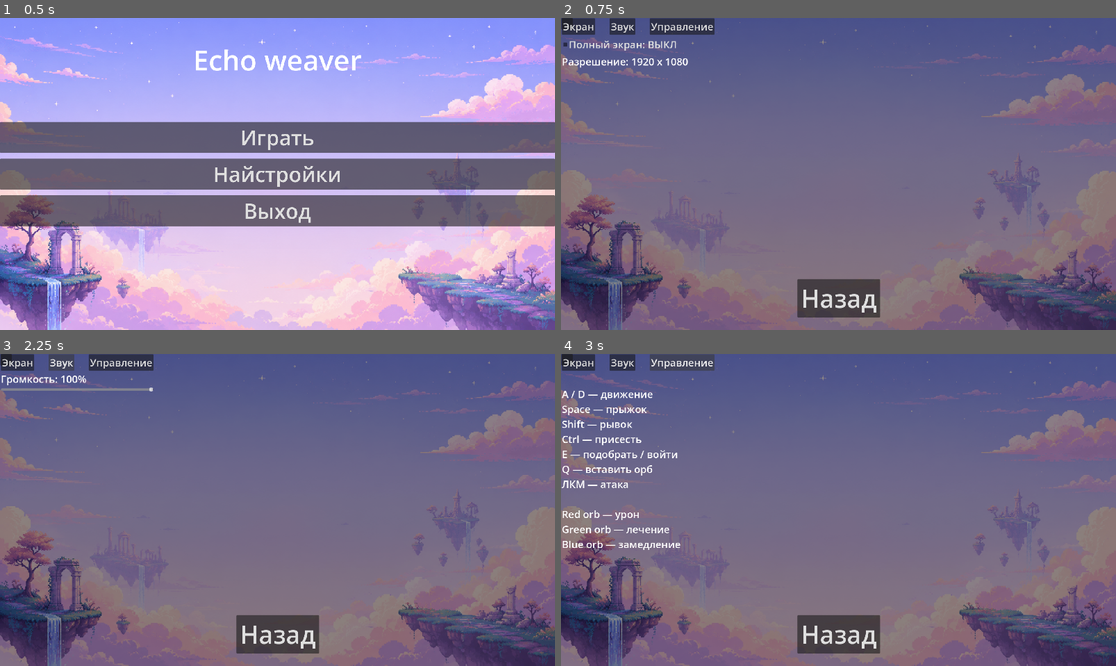
Above: before the commit, frames 1-4 (two rows, left to right).
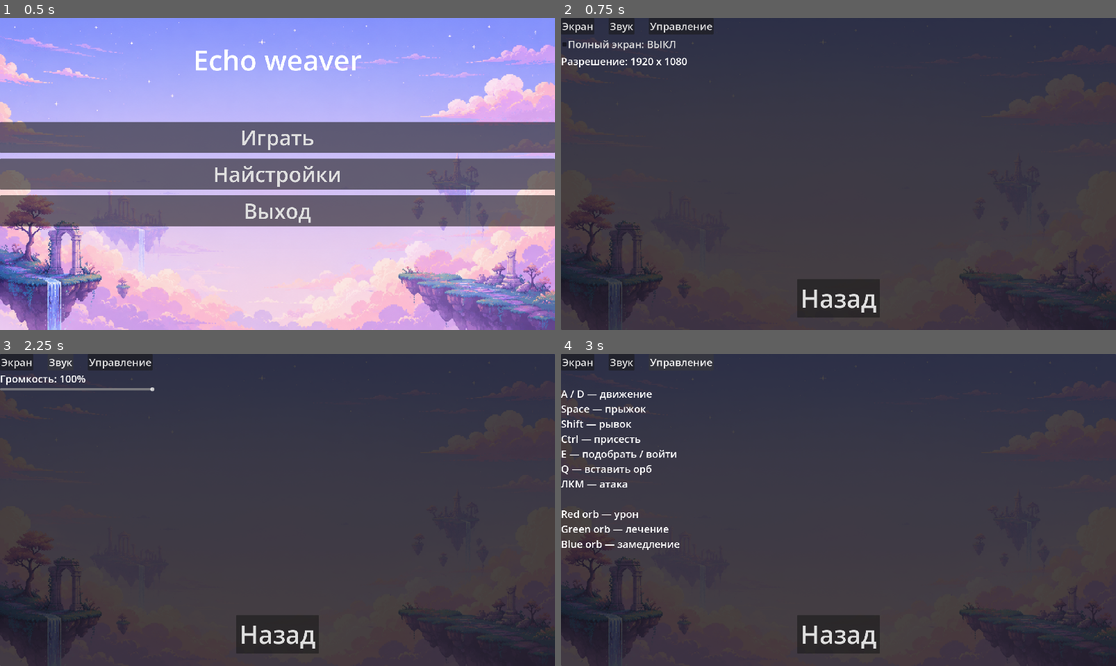
Above: after the commit, the same moments.

Repository: scalaragg/individual_projekt
Game: Godot game, scene res://tscns/menu.tscn
The game is run twice, just before and just after one commit, with the same random seed, the same clock (stepped at 60 frames per second) and the same inputs.
Inputs:
- Up to frame 1 (0.5 s): no input
- Up to frame 2 (0.75 s): click "Найстройки" at 0.5 s
- Up to frame 3 (2.25 s): click "Экран" at 1.25 s; click "Звук" at 2 s
- Up to frame 4 (3 s): click "Управление" at 2.75 s

Frame 1 is identical in both runs. In frame 2, 99% of the frame differs, in the area x 0-100%, y 0-100%; in frame 3, 99%; in frame 4, 99%.

Commit message:
FINAAAAl

Diff:
--- a/echo-weaver-prototype-(copy)/scripts/Orbs.gd
+++ b/echo-weaver-prototype-(copy)/scripts/Orbs.gd
@@ -5,6 +5,9 @@
 @export var red_texture: Texture2D
 @export var green_texture: Texture2D
 @export var blue_texture: Texture2D
+
+@export var attract_delay: float = 0.45
+var can_attract: bool = false
 
 var gravity = ProjectSettings.get_setting("physics/2d/default_gravity")
 
@@ -18,6 +21,9 @@
 func _ready():
 	player = get_tree().get_first_node_in_group("player")
 	update_visual()
+
+	await get_tree().create_timer(attract_delay).timeout
+	can_attract = true
 
 
 func update_visual():
@@ -34,7 +40,8 @@
 
 func _on_area_2d_body_entered(body):
 	if body.is_in_group("player"):
-		is_attracting = true
+		if can_attract:
+			is_attracting = true
 
 
 func _on_area_2d_body_exited(body):
@@ -52,7 +59,7 @@
 		else:
 			velocity.x = 0
 
-	if player != null:
+	if player != null and can_attract:
 		var distance = global_position.distance_to(player.global_position)
 
 		if distance <= 40:
--- a/echo-weaver-prototype-(copy)/scripts/door.gd
+++ b/echo-weaver-prototype-(copy)/scripts/door.gd
@@ -2,6 +2,9 @@
 
 @export var next_scene_path: String = "res://tscns/menu.tscn"
 @export var playertscn: PackedScene
+
+@onready var audio_door = get_node_or_null("AudioDoor")
+
 var enemies_dead = false
 var player_inside = false
 var is_open = false
@@ -71,6 +74,9 @@
 
 	GameState.save_player(player)
 	GameState.save_checkpoint()
+	if audio_door != null:
+		audio_door.play()
+		await get_tree().create_timer(0.25).timeout
 
 	if "can_control" in player:
 		player.can_control = false
@@ -80,8 +86,6 @@
 	await tween.finished
 
 	await close_door()
-
-	await get_tree().create_timer(0.2).timeout
 	get_tree().change_scene_to_file(next_scene_path)
 
 
--- a/echo-weaver-prototype-(copy)/scripts/enemy.gd
+++ b/echo-weaver-prototype-(copy)/scripts/enemy.gd
@@ -30,7 +30,7 @@
 @export var stop_distance: float = 18.0
 @export var attack_hit_delay: float = 0.25
 
-
+@onready var audio_hit = get_node_or_null("AudioHit")
 
 @export var boss_dash_speed: float = 420.0
 @export var boss_dash_cooldown: float = 3.0
@@ -222,6 +222,10 @@
 
 	invulnerable = true
 
+	if audio_hit != null:
+		audio_hit.pitch_scale = randf_range(0.95, 1.05)
+		audio_hit.play()
+
 	print("Враг атакован")
 
 	health -= damage
@@ -237,6 +241,8 @@
 
 	await get_tree().create_timer(0.15).timeout
 
+	if is_instance_valid(self):
+		invulnerable = false
 	if is_instance_valid(self):
 		invulnerable = false
 
--- a/echo-weaver-prototype-(copy)/scripts/melee_hit.gd
+++ b/echo-weaver-prototype-(copy)/scripts/melee_hit.gd
@@ -3,6 +3,8 @@
 @export var damage: int = 5
 @export var knockback: float = 100
 @export var time_alive: float = 0.1
+
+
 
 var effects: Array[String] = []
 var timer = 0.0
@@ -133,4 +135,5 @@
 	timer -= delta
 
 	if timer <= 0:
+		await get_tree().create_timer(0.12).timeout
 		queue_free()
--- a/echo-weaver-prototype-(copy)/scripts/player.gd
+++ b/echo-weaver-prototype-(copy)/scripts/player.gd
@@ -43,6 +43,17 @@
 var is_invincible: bool = false
 @export var invincible_time: float = 0.4
 @export var hurt_lock_time: float = 0.25
+
+@onready var audio_jump = get_node_or_null("AudioJump")
+@onready var audio_attack = get_node_or_null("AudioAttack")
+@onready var audio_hurt = get_node_or_null("AudioHurt")
+@onready var audio_pickup = get_node_or_null("AudioPickup")
+@onready var audio_step = get_node_or_null("AudioStep")
+@onready var audio_death = get_node_or_null("AudioDeath")
+@onready var audio_get_damage = get_node_or_null("AudioGetDamage")
+
+@export var step_interval: float = 0.28
+var step_timer: float = 0.0
 
 #----спавн атак хитбокс ------
 
@@ -95,6 +106,26 @@
 	print("оружие:", weapon.weapon_name)
 	print("урон:", damage)
 	print("орбы:", weapon.inserted_orbs)
+
+#---------звук---------
+func handle_footsteps(delta):
+	if audio_step == null:
+		return
+
+	if !is_on_floor():
+		step_timer = 0.0
+		return
+
+	if abs(velocity.x) < 20:
+		step_timer = 0.0
+		return
+
+	step_timer -= delta
+
+	if step_timer <= 0:
+		audio_step.pitch_scale = randf_range(0.9, 1.1)
+		audio_step.play()
+		step_timer = step_interval
 
 #----- анимациии ------
 func update_animation():
@@ -196,6 +227,8 @@
 		get_parent().add_child(dropped)
 	# EQUIP NEW
 	weapon = new_weapon
+	if audio_pickup != null:
+		audio_pickup.play()
 	print("picked weapon:", weapon.weapon_name)
 
 
@@ -241,7 +274,8 @@
 
 	print("picked orb:", orb_type)
 	print("stored:", stored_orbs)
-
+	if audio_pickup != null:
+		audio_pickup.play()
 
 func insert_next_orb():
 
@@ -291,6 +325,8 @@
 	print("урон:", amount)
 	print("hp:", health)
 
+	if audio_get_damage != null:
+		audio_get_damage.play()
 	play_hurt_anim()
 	damage_flash()
 
@@ -319,8 +355,12 @@
 	velocity = Vector2.ZERO
 	Engine.time_scale = 1.0
 
-	if sprite != null and sprite.sprite_frames.has_animation("die"):
+
+
+
+	if sprite != null and sprite.sprite_frames.has_animation("die") and audio_death != null:
 		sprite.play("die")
+		audio_death.play()
 		await sprite.animation_finished
 
 	GameState.load_checkpoint()
@@ -345,6 +385,8 @@
 
 	var attack_direction = facing_direction
 	spawn_attack_hitbox(attack_direction)
+	if audio_attack != null:
+		audio_attack.play()
 
 	await get_tree().create_timer(attack_hit_delay).timeout
 
@@ -436,6 +478,8 @@
 
 func do_jump(power_multiplier: float = 1.0):
 	velocity.y = jump_velocity * power_multiplier
+	if audio_jump != null:
+		audio_jump.play()
 	jump_buffer_timer = 0.0
 # ------------------- НАПРАВЛЕНИЕ -------------------
 var facing_direction: float = 1.0
@@ -631,6 +675,7 @@
 
 	move_and_slide()
 	update_animation()
+	handle_footsteps(delta)
 
 	if global_position.y > fall_death_y and !is_respawning:
 		respawn_after_fall()
--- a/echo-weaver-prototype-(copy)/tscns/Boss.tscn
+++ b/echo-weaver-prototype-(copy)/tscns/Boss.tscn
@@ -17,6 +17,7 @@
 [ext_resource type="Texture2D" uid="uid://rlu42syhay8m" path="res://assets/kings and pigs/Sprites/02-King Pig/Idle (38x28).png" id="13_jlqtb"]
 [ext_resource type="Texture2D" uid="uid://dmv30g8n4wsfx" path="res://assets/kings and pigs/Sprites/02-King Pig/Jump (38x28).png" id="14_dlcb1"]
 [ext_resource type="Texture2D" uid="uid://cyn73t2fa84q0" path="res://assets/kings and pigs/Sprites/02-King Pig/Run (38x28).png" id="15_gj7lb"]
+[ext_resource type="AudioStream" uid="uid://dvholnxvqflrm" path="res://assets/sounds/Audio/kennysounds/impactWood_light_000.ogg" id="18_xiqt5"]
 
 [sub_resource type="AtlasTexture" id="AtlasTexture_u3abk"]
 atlas = ExtResource("2_jm8wv")
@@ -560,5 +561,8 @@
 [node name="CollisionShape2D" type="CollisionShape2D" parent="Area2D" unique_id=727164199]
 shape = SubResource("CircleShape2D_s7bn3")
 
+[node name="AudioHit" type="AudioStreamPlayer2D" parent="." unique_id=977636007]
+stream = ExtResource("18_xiqt5")
+
 [connection signal="body_entered" from="Area2D" to="." method="_on_area_2d_body_entered"]
 [connection signal="body_exited" from="Area2D" to="." method="_on_area_2d_body_exited"]
--- a/echo-weaver-prototype-(copy)/tscns/Enemy.tscn
+++ b/echo-weaver-prototype-(copy)/tscns/Enemy.tscn
@@ -10,6 +10,7 @@
 [ext_resource type="Texture2D" uid="uid://cc3xr7q0uubw8" path="res://assets/kings and pigs/Sprites/03-Pig/Idle (34x28).png" id="6_f5xv3"]
 [ext_resource type="Texture2D" uid="uid://cwthdgcu50q2m" path="res://assets/kings and pigs/Sprites/03-Pig/Jump (34x28).png" id="7_25jat"]
 [ext_resource type="Texture2D" uid="uid://ijc6b8qrqosk" path="res://assets/kings and pigs/Sprites/03-Pig/Run (34x28).png" id="8_1udjd"]
+[ext_resource type="AudioStream" uid="uid://dvholnxvqflrm" path="res://assets/sounds/Audio/kennysounds/impactWood_light_000.ogg" id="11_tyt65"]
 
 [sub_resource type="AtlasTexture" id="AtlasTexture_u3abk"]
 atlas = ExtResource("2_0rc6h")
@@ -277,6 +278,7 @@
 damage_text_scene = ExtResource("3_u8qfd")
 orb_scene = ExtResource("2_s7bn3")
 attack_range = 42.0
+attack_cooldown = 0.5
 
 [node name="AnimatedSprite2D" type="AnimatedSprite2D" parent="." unique_id=1711543428]
 modulate = Color(0.97321445, 0.79263955, 0.79141486, 1)
@@ -293,5 +295,8 @@
 [node name="CollisionShape2D" type="CollisionShape2D" parent="Area2D" unique_id=727164199]
 shape = SubResource("CircleShape2D_s7bn3")
 
+[node name="AudioHit" type="AudioStreamPlayer2D" parent="." unique_id=1972033679]
+stream = ExtResource("11_tyt65")
+
 [connection signal="body_entered" from="Area2D" to="." method="_on_area_2d_body_entered"]
 [connection signal="body_exited" from="Area2D" to="." method="_on_area_2d_body_exited"]
--- a/echo-weaver-prototype-(copy)/tscns/Level3.tscn
+++ b/echo-weaver-prototype-(copy)/tscns/Level3.tscn
@@ -10,6 +10,7 @@
 [ext_resource type="PackedScene" uid="uid://cr7p6n07wp2ft" path="res://tscns/Boss.tscn" id="11_eu0ot"]
 [ext_resource type="PackedScene" uid="uid://cbihbbt0oeqsb" path="res://tscns/Player.tscn" id="11_yapu7"]
 [ext_resource type="PackedScene" uid="uid://xetut2tek33x" path="res://tscns/HUD.tscn" id="12_fmmkc"]
+[ext_resource type="AudioStream" uid="uid://4rura4q3780i" path="res://assets/sounds/Audio/Ogg/Pixel 8.ogg" id="12_r2ie7"]
 [ext_resource type="PackedScene" uid="uid://ceoodsh3k7tj5" path="res://tscns/Enemy.tscn" id="13_02sif"]
 
 [sub_resource type="TileSetAtlasSource" id="TileSetAtlasSource_7at7n"]
@@ -602,18 +603,30 @@
 [node name="Enemy" parent="." unique_id=1407349446 instance=ExtResource("13_02sif")]
 position = Vector2(1465, -302)
 EnemyDamage = 10
+health = 25
+attack_damage = 15
+attack_range = 50.0
 
 [node name="Enemy2" parent="." unique_id=1431978655 instance=ExtResource("13_02sif")]
 position = Vector2(1178, -543)
 EnemyDamage = 15
+health = 25
+speed = 120.0
+attack_damage = 20
 
 [node name="Enemy3" parent="." unique_id=318972879 instance=ExtResource("13_02sif")]
 position = Vector2(1718, -497)
 EnemyDamage = 10
+attack_damage = 15
+attack_range = 50.0
 
 [node name="ParallaxBackground" parent="." unique_id=1015658066 instance=ExtResource("9_wbbgq")]
 
 [node name="Enemy4" parent="." unique_id=198654899 instance=ExtResource("11_eu0ot")]
 position = Vector2(-1040, -546)
 EnemyDamage = 40
-attack_range = 40.0
+
+[node name="AudioStreamPlayer" type="AudioStreamPlayer" parent="." unique_id=37786564]
+stream = ExtResource("12_r2ie7")
+volume_db = -20.0
+autoplay = true
--- a/echo-weaver-prototype-(copy)/tscns/Player.tscn
+++ b/echo-weaver-prototype-(copy)/tscns/Player.tscn
@@ -44,6 +44,13 @@
 [ext_resource type="Texture2D" uid="uid://bky1f2pxuc6lh" path="res://assets/main/Player/run/adventurer-run-05.png" id="42_wk4h3"]
 [ext_resource type="Texture2D" uid="uid://8rl53tl1pvq3" path="res://assets/main/Player/slide/adventurer-slide-00.png" id="43_6ngkx"]
 [ext_resource type="Texture2D" uid="uid://cp4qq3dgjtbu8" path="res://assets/main/Player/slide/adventurer-slide-01.png" id="44_4lcp8"]
+[ext_resource type="AudioStream" uid="uid://b31s7mfcwdtvf" path="res://assets/sounds/Audio/otherSounds/Masc-Jump_1.ogg" id="45_0n8vb"]
+[ext_resource type="AudioStream" uid="uid://dg3h4xp1k5s0j" path="res://assets/sounds/Audio/kennysounds/impactPunch_heavy_000.ogg" id="45_hkfjt"]
+[ext_resource type="AudioStream" uid="uid://7kwaffda4tvu" path="res://assets/sounds/Audio/otherSounds/51b1e5d37c08a61.ogg" id="46_lr6rd"]
+[ext_resource type="AudioStream" uid="uid://bf6saspj3ck27" path="res://assets/sounds/Audio/kennysounds/impactMetal_medium_004.ogg" id="47_koy26"]
+[ext_resource type="AudioStream" uid="uid://cn45ci554plk5" path="res://assets/sounds/Audio/Audios/Dirt/Steps_dirt-001.ogg" id="48_hkfjt"]
+[ext_resource type="AudioStream" uid="uid://di536gccvxqr0" path="res://assets/sounds/Audio/otherSounds/0619.ogg" id="48_koy26"]
+[ext_resource type="AudioStream" uid="uid://dogjh5shdbeew" path="res://assets/sounds/Audio/kennysounds/impactGlass_medium_000.ogg" id="48_lr6rd"]
 
 [sub_resource type="RectangleShape2D" id="RectangleShape2D_kpjcp"]
 size = Vector2(32, 55)
@@ -255,4 +262,35 @@
 animation = &"attack"
 autoplay = "idle"
 
+[node name="AudioGetDamage" type="AudioStreamPlayer2D" parent="." unique_id=2040941416]
+stream = ExtResource("45_hkfjt")
+volume_db = -8.0
+
+[node name="AudioJump" type="AudioStreamPlayer2D" parent="." unique_id=972603817]
+stream = ExtResource("45_0n8vb")
+volume_db = -8.0
+
+[node name="AudioAttack" type="AudioStreamPlayer2D" parent="." unique_id=1711682208]
+stream = ExtResource("46_lr6rd")
+volume_db = -8.0
+
+[node name="AudioHurt" type="AudioStreamPlayer2D" parent="." unique_id=1765859798]
+volume_db = -8.0
+
+[node name="AudioPickup" type="AudioStreamPlayer2D" parent="." unique_id=1244818966]
+stream = ExtResource("47_koy26")
+volume_db = -8.0
+
+[node name="AudioDeath" type="AudioStreamPlayer2D" parent="." unique_id=1750967087]
+stream = ExtResource("48_koy26")
+volume_db = -8.0
+
+[node name="AudioOrb" type="AudioStreamPlayer2D" parent="." unique_id=1679257886]
+stream = ExtResource("48_lr6rd")
+volume_db = -12.0
+
+[node name="AudioStep" type="AudioStreamPlayer2D" parent="." unique_id=831523225]
+stream = ExtResource("48_hkfjt")
+volume_db = -12.0
+
 [connection signal="animation_finished" from="AnimatedSprite2D" to="." method="_on_animated_sprite_2d_animation_finished"]
--- a/echo-weaver-prototype-(copy)/tscns/door.tscn
+++ b/echo-weaver-prototype-(copy)/tscns/door.tscn
@@ -5,6 +5,7 @@
 [ext_resource type="Texture2D" uid="uid://dqujqd3dqplfu" path="res://assets/kings and pigs/Sprites/11-Door/Idle.png" id="2_l46b5"]
 [ext_resource type="PackedScene" uid="uid://cbihbbt0oeqsb" path="res://tscns/Player.tscn" id="2_ppnqu"]
 [ext_resource type="Texture2D" uid="uid://bsiqdi5gj8fmj" path="res://assets/kings and pigs/Sprites/11-Door/Opening (46x56).png" id="3_ppnqu"]
+[ext_resource type="AudioStream" uid="uid://dmaokvnmjq56t" path="res://assets/sounds/Audio/otherSounds/mixkit-heavy-sliding-door-1523.ogg" id="6_5ctx0"]
 
 [sub_resource type="AtlasTexture" id="AtlasTexture_ajqtp"]
 atlas = ExtResource("1_ajqtp")
@@ -54,7 +55,7 @@
 "duration": 1.0,
 "texture": SubResource("AtlasTexture_ppnqu")
 }],
-"loop": true,
+"loop": 1,
 "name": &"close",
 "speed": 5.0
 }, {
@@ -62,7 +63,7 @@
 "duration": 1.0,
 "texture": SubResource("AtlasTexture_5ctx0")
 }],
-"loop": true,
+"loop": 1,
 "name": &"idle",
 "speed": 0.0
 }, {
@@ -82,7 +83,7 @@
 "duration": 1.0,
 "texture": SubResource("AtlasTexture_5ix2s")
 }],
-"loop": false,
+"loop": 0,
 "name": &"open",
 "speed": 5.0
 }]
@@ -101,3 +102,6 @@
 
 [node name="CollisionShape2D" type="CollisionShape2D" parent="." unique_id=186535660]
 shape = SubResource("RectangleShape2D_c43je")
+
+[node name="AudioDoor" type="AudioStreamPlayer2D" parent="." unique_id=1518170731]
+stream = ExtResource("6_5ctx0")
--- a/echo-weaver-prototype-(copy)/tscns/level1_study.tscn
+++ b/echo-weaver-prototype-(copy)/tscns/level1_study.tscn
@@ -15,6 +15,7 @@
 [ext_resource type="PackedScene" uid="uid://cd68mxrtm6521" path="res://tscns/weapon_pickup.tscn" id="17_j653c"]
 [ext_resource type="Resource" uid="uid://o3yuf6nycjl8" path="res://resources/weapons/sword.tres" id="18_7yrr3"]
 [ext_resource type="Texture2D" uid="uid://vnmljk52o8ke" path="res://assets/Space-Photoroom 1.png" id="19_gw1vt"]
+[ext_resource type="AudioStream" uid="uid://dqtkxwslgprpx" path="res://assets/sounds/Audio/Ogg/Pixel 2.ogg" id="19_jo56t"]
 [ext_resource type="PackedScene" uid="uid://xetut2tek33x" path="res://tscns/HUD.tscn" id="19_u0wor"]
 [ext_resource type="Texture2D" uid="uid://b12y81qavx4pl" path="res://assets/E-Photoroom 1.png" id="20_cofr6"]
 [ext_resource type="Texture2D" uid="uid://dxmxwprtjqtlb" path="res://assets/LMB-Photoroom 1.png" id="21_nb44v"]
@@ -639,7 +640,6 @@
 
 [node name="Enemy" parent="." unique_id=1407349446 instance=ExtResource("16_gdclg")]
 position = Vector2(2697, -128)
-EnemyDamage = 15
 drop_orb = false
 orb_drop_chance = 0.0
 orb_scene = SubResource("PackedScene_701qp")
@@ -731,6 +731,11 @@
 [node name="Sprite2D" parent="Area2D" index="0" unique_id=1096511989]
 position = Vector2(0, 7)
 rotation = 0.7853982
+
+[node name="AudioStreamPlayer" type="AudioStreamPlayer" parent="." unique_id=386316648]
+stream = ExtResource("19_jo56t")
+volume_db = -20.0
+autoplay = true
 
 [editable path="A and D hint"]
 [editable path="SpaceHint"]
--- a/echo-weaver-prototype-(copy)/tscns/level2.tscn
+++ b/echo-weaver-prototype-(copy)/tscns/level2.tscn
@@ -13,6 +13,7 @@
 [ext_resource type="PackedScene" uid="uid://cv76gsmcxj3cu" path="res://tscns/parallax_background.tscn" id="14_l4mlq"]
 [ext_resource type="Texture2D" uid="uid://cfd338xes84j8" path="res://assets/ff5e0114-a04c-46c5-b375-bbaf756d770f 1.png" id="15_1byad"]
 [ext_resource type="Texture2D" uid="uid://bonlwe1idvrab" path="res://assets/920cc051-9d5c-4f48-ac42-81db7ecf15cb 1.png" id="16_2vgi1"]
+[ext_resource type="AudioStream" uid="uid://fmoh8lyqiwf7" path="res://assets/sounds/Audio/Ogg/Pixel 10.ogg" id="16_34b0a"]
 [ext_resource type="Texture2D" uid="uid://cj6ykpn8phdp" path="res://assets/1e025dca-ec55-4280-b3cb-5020029ff134 1@2x.png" id="17_1byad"]
 [ext_resource type="PackedScene" uid="uid://xetut2tek33x" path="res://tscns/HUD.tscn" id="19_rygrv"]
 
@@ -608,9 +609,15 @@
 
 [node name="Enemy" parent="." unique_id=1407349446 instance=ExtResource("13_l4mlq")]
 position = Vector2(2991, -111)
+health = 20
+attack_damage = 15
+attack_range = 50.0
 
 [node name="Enemy2" parent="." unique_id=1506992571 instance=ExtResource("13_l4mlq")]
 position = Vector2(2872, -367)
+health = 20
+attack_damage = 15
+attack_range = 50.0
 
 [node name="HintPromt" parent="." unique_id=71255335 instance=ExtResource("14_34b0a")]
 position = Vector2(2026, -395)
@@ -680,6 +687,11 @@
 
 [node name="ParallaxBackground" parent="." unique_id=1015658066 instance=ExtResource("14_l4mlq")]
 
+[node name="AudioStreamPlayer" type="AudioStreamPlayer" parent="." unique_id=1979032045]
+stream = ExtResource("16_34b0a")
+volume_db = -20.0
+autoplay = true
+
 [editable path="HintPromt"]
 [editable path="HintPromt2"]
 [editable path="HintPromt3"]
--- a/echo-weaver-prototype-(copy)/tscns/menu.tscn
+++ b/echo-weaver-prototype-(copy)/tscns/menu.tscn
@@ -2,6 +2,7 @@
 
 [ext_resource type="Script" uid="uid://bxjdl16rk4nvh" path="res://scripts/menu.gd" id="1_88q6y"]
 [ext_resource type="Texture2D" uid="uid://37y05bm1abgq" path="res://assets/ChatGPT Image 17 июн. 2026 г., 21_07_19.png" id="2_88q6y"]
+[ext_resource type="AudioStream" uid="uid://c10gvkv1otq2x" path="res://assets/sounds/Audio/Ogg/Pixel 12.ogg" id="3_da7iv"]
 
 [node name="Menu" type="Control" unique_id=57552295]
 layout_mode = 3
@@ -13,16 +14,22 @@
 script = ExtResource("1_88q6y")
 
 [node name="Background" type="TextureRect" parent="." unique_id=1383405354]
-layout_mode = 0
-offset_right = 1920.0
-offset_bottom = 1080.0
+layout_mode = 1
+anchors_preset = 15
+anchor_right = 1.0
+anchor_bottom = 1.0
+grow_horizontal = 2
+grow_vertical = 2
 texture = ExtResource("2_88q6y")
 
 [node name="DarkOverlay" type="ColorRect" parent="." unique_id=606277615]
 visible = false
-layout_mode = 0
-offset_right = 1920.0
-offset_bottom = 1080.0
+layout_mode = 1
+anchors_preset = 15
+anchor_right = 1.0
+anchor_bottom = 1.0
+grow_horizontal = 2
+grow_vertical = 2
 mouse_filter = 2
 color = Color(0, 0, 0, 0.4)
 
@@ -81,18 +88,21 @@
 text = "Выход"
 
 [node name="SettingsPanel" type="Panel" parent="." unique_id=665321716]
-visible = false
-layout_mode = 0
-offset_left = 1.0
-offset_right = 41.0
-offset_bottom = 40.0
+layout_mode = 1
+anchors_preset = 15
+anchor_right = 1.0
+anchor_bottom = 1.0
+grow_horizontal = 2
+grow_vertical = 2
 
 [node name="SettingsBox" type="VBoxContainer" parent="SettingsPanel" unique_id=2063417716]
-layout_mode = 0
-offset_left = 2.0
-offset_top = 1.0
-offset_right = 191.0
-offset_bottom = 483.0
+layout_mode = 1
+anchors_preset = 15
+anchor_right = 1.0
+anchor_bottom = 1.0
+offset_right = -1385.0
+grow_horizontal = 2
+grow_vertical = 2
 
 [node name="TabsRow" type="HBoxContainer" parent="SettingsPanel/SettingsBox" unique_id=26789405]
 layout_mode = 2
@@ -173,10 +183,15 @@
 theme_override_font_sizes/font_size = 86
 text = "Назад"
 
+[node name="AudioStreamPlayer" type="AudioStreamPlayer" parent="." unique_id=2146392168]
+stream = ExtResource("3_da7iv")
+volume_db = -16.0
+autoplay = true
+
+[connection signal="pressed" from="Control/VBoxContainer2/PlayButton" to="." method="_on_restart_button_pressed"]
 [connection signal="pressed" from="Control/VBoxContainer2/PlayButton" to="." method="_on_play_button_pressed"]
-[connection signal="pressed" from="Control/VBoxContainer2/PlayButton" to="." method="_on_restart_button_pressed"]
+[connection signal="pressed" from="Control/VBoxContainer2/SettingsButton" to="." method="_on_menu_button_pressed"]
 [connection signal="pressed" from="Control/VBoxContainer2/SettingsButton" to="." method="_on_settings_button_pressed"]
-[connection signal="pressed" from="Control/VBoxContainer2/SettingsButton" to="." method="_on_menu_button_pressed"]
 [connection signal="pressed" from="Control/VBoxContainer2/QuitButton" to="." method="_on_quit_button_pressed"]
 [connection signal="pressed" from="SettingsPanel/SettingsBox/TabsRow/ScreenTabButton" to="." method="_on_screen_tab_button_pressed"]
 [connection signal="pressed" from="SettingsPanel/SettingsBox/TabsRow/SoundTabButton" to="." method="_on_sound_tab_button_pressed"]
--- a/echo-weaver-prototype-(copy)/tscns/win_screen.tscn
+++ b/echo-weaver-prototype-(copy)/tscns/win_screen.tscn
@@ -4,21 +4,29 @@
 
 [node name="WinScreen" type="Control" unique_id=57552295]
 layout_mode = 3
-anchors_preset = 0
-offset_right = 40.0
-offset_bottom = 40.0
+anchors_preset = 15
+anchor_right = 1.0
+anchor_bottom = 1.0
+grow_horizontal = 2
+grow_vertical = 2
 script = ExtResource("1_16cc5")
 
 [node name="Background" type="ColorRect" parent="." unique_id=1807574621]
-layout_mode = 0
-offset_right = 1920.0
-offset_bottom = 1080.0
+layout_mode = 1
+anchors_preset = 15
+anchor_right = 1.0
+anchor_bottom = 1.0
+grow_horizontal = 2
+grow_vertical = 2
 color = Color(0.078431375, 0.105882354, 0.1764706, 1)
 
 [node name="VBoxContainer" type="VBoxContainer" parent="." unique_id=2025348595]
-layout_mode = 0
-offset_right = 1920.0
-offset_bottom = 1080.0
+layout_mode = 1
+anchors_preset = 15
+anchor_right = 1.0
+anchor_bottom = 1.0
+grow_horizontal = 2
+grow_vertical = 2
 theme_override_constants/separation = 16
 
 [node name="TitleLabel" type="Label" parent="VBoxContainer" unique_id=1128713100]
Not shown, added: echo-weaver-prototype-(copy)/assets/sounds/Audio/Audios/Carpet/Steps_carpet-001.ogg.import
Not shown, added: echo-weaver-prototype-(copy)/assets/sounds/Audio/Audios/Carpet/Steps_carpet-002.ogg.import
Not shown, added: echo-weaver-prototype-(copy)/assets/sounds/Audio/Audios/Carpet/Steps_carpet-003.ogg.import
Not shown, added: echo-weaver-prototype-(copy)/assets/sounds/Audio/Audios/Carpet/Steps_carpet-004.ogg.import
Not shown, added: echo-weaver-prototype-(copy)/assets/sounds/Audio/Audios/Carpet/Steps_carpet-005.ogg.import
Not shown, added: echo-weaver-prototype-(copy)/assets/sounds/Audio/Audios/Carpet/Steps_carpet-006.ogg.import
Not shown, added: echo-weaver-prototype-(copy)/assets/sounds/Audio/Audios/Carpet/Steps_carpet-007.ogg.import
Not shown, added: echo-weaver-prototype-(copy)/assets/sounds/Audio/Audios/Carpet/Steps_carpet-008.ogg.import
Not shown, added: echo-weaver-prototype-(copy)/assets/sounds/Audio/Audios/Carpet/Steps_carpet-009.ogg.import
Not shown, added: echo-weaver-prototype-(copy)/assets/sounds/Audio/Audios/Carpet/Steps_carpet-010.ogg.import
Not shown, added: echo-weaver-prototype-(copy)/assets/sounds/Audio/Audios/Carpet/Steps_carpet-011.ogg.import
Not shown, added: echo-weaver-prototype-(copy)/assets/sounds/Audio/Audios/Carpet/Steps_carpet-012.ogg.import
(and 635 more such lines)
